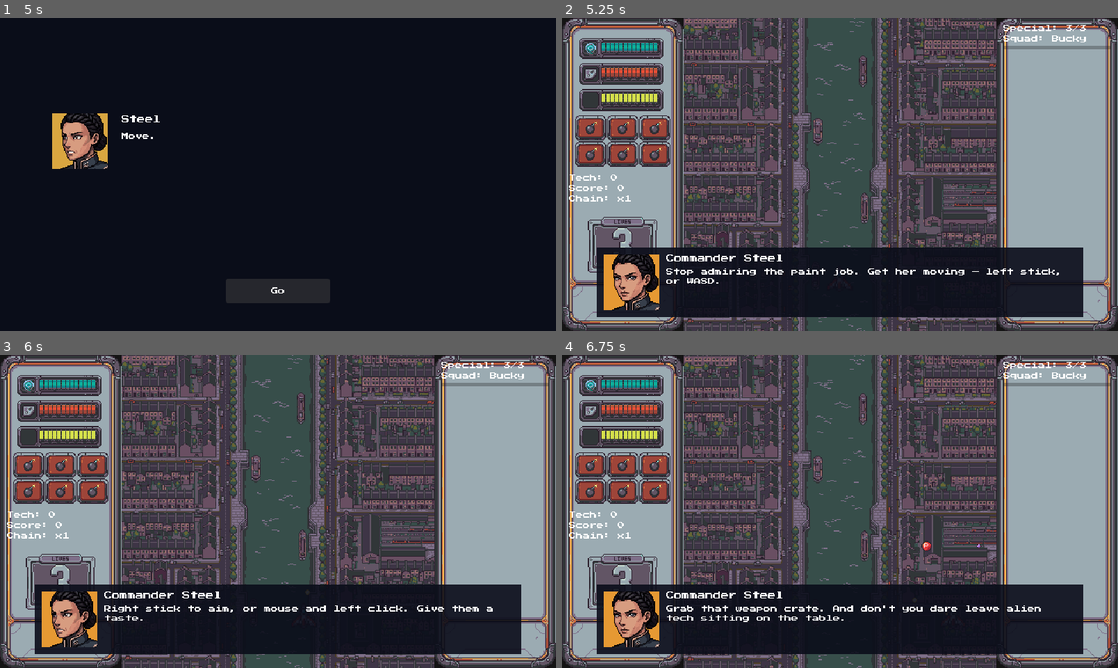
Above: before the commit, frames 1-4 (two rows, left to right).
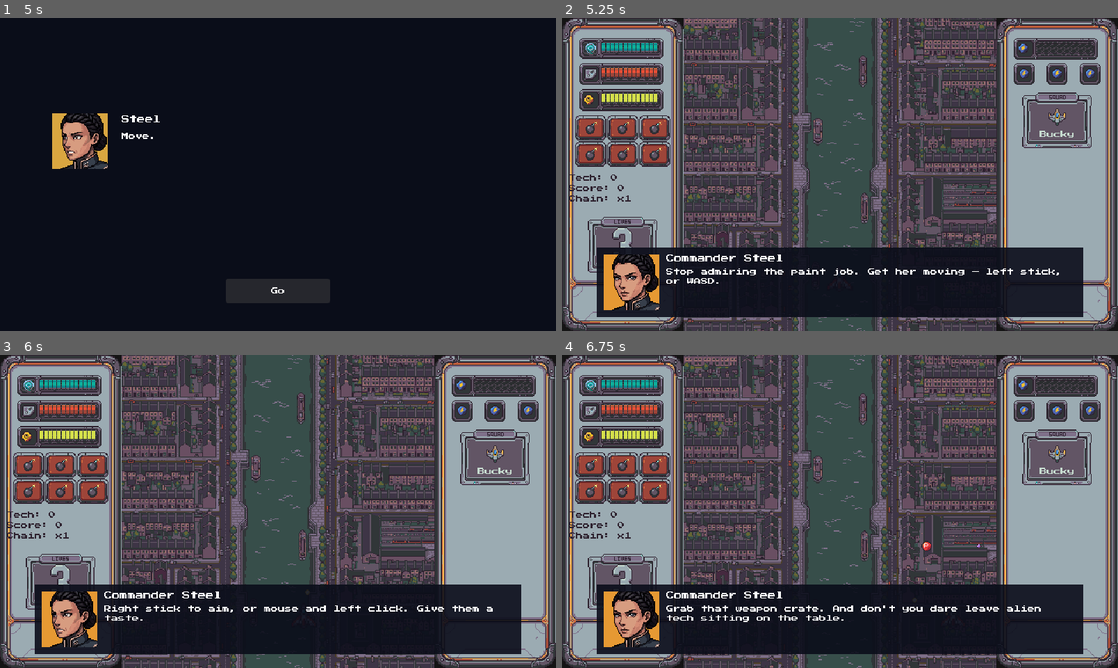
Above: after the commit, the same moments.

Repository: Funfetsunk/terra-intercept
Game: Godot game, scene res://scenes/menus/title_screen.tscn
Same seed, same stepped clock (60 frames per second), same inputs: the game is played once before the commit and once after it.
Inputs (mouse positions are in pixels of both pictures, inside the frame that each line leads up to):
- Up to frame 1 (5 s): click "Start" at 0.5 s; click "Create" at 1.25 s; click (116, 199) at 2 s; click "London (Available)" at 2.75 s; click "Continue" at 3.5 s; click "Continue" at 4.25 s
- Up to frame 2 (5.25 s): click "Go" at 5 s
- Up to frame 3 (6 s): tap Enter (ui_accept) at 5.75 s; move the mouse to (400, 495) at 5.77 s; hold D (p1_move_right) from 5.78 s (still down); click (400, 495) at 5.85 s
- Up to frame 4 (6.75 s): tap Enter (ui_accept) at 6.02, 6.5 s; release D (p1_move_right) at 6.5 s; drag from (728, 527) to (945, 614) at 6.52 s

Frame 1 is identical in both runs. In frame 2, 3.9% of the frame differs, in the area x 1-99%, y 2-59%; in frame 3, 3.9%; in frame 4, 3.9%.

Commit message:
Fill in the right HUD panel and add a focus icon
The right panel art now carries a special-meter row, three special-charge
sockets and a SQUAD box, built from the left panel's own parts so the
style matches. It's wired in hud.gd: a blue tiled special bar
(special_bar_fill.tres), charge icons shown per charge held, and the
armed squad-mate's ship icon and pilot name. The old right-panel text
labels are hidden but still updated. The left panel's empty third socket
gets a clock badge for focus. The Tech, Score and Chain labels switch to
dark text so they read on the light panel.

Co-Authored-By: Claude Opus 5.5 <noreply@anthropic.com>
Claude-Session: https://claude.ai/code/session_01H357k7vYWoZ8XVmx2UrTn5

Diff:
--- a/scenes/hud/hud.gd
+++ b/scenes/hud/hud.gd
@@ -22,6 +22,14 @@
 @onready var _special_label: Label = $HUDRoot/RightPanel/SpecialChargesLabel
 @onready var _special_progress_bar: ProgressBar = $HUDRoot/RightPanel/SpecialProgressBar
 @onready var _squad_label: Label = $HUDRoot/RightPanel/SquadLabel
+@onready var _special_bar: ProgressBar = $HUDRoot/RightPanelBg/SpecialBar
+@onready var _special_charge_icons: Array[TextureRect] = [
+	$HUDRoot/RightPanelBg/SpecialCharge1,
+	$HUDRoot/RightPanelBg/SpecialCharge2,
+	$HUDRoot/RightPanelBg/SpecialCharge3,
+]
+@onready var _squad_icon: TextureRect = $HUDRoot/RightPanelBg/SquadIcon
+@onready var _squad_name: Label = $HUDRoot/RightPanelBg/SquadName
 @onready var _ordnance_label: Label = $HUDRoot/LeftPanel/OrdnanceLabel
 @onready var _tech_label: Label = $HUDRoot/LeftPanel/TechLabel
 @onready var _score_label: Label = $HUDRoot/LeftPanel/ScoreLabel
@@ -72,16 +80,21 @@
 
 func _on_special_changed(current: int, max_value: int) -> void:
 	_special_label.text = "Special: %d/%d" % [current, max_value]
+	for i in range(_special_charge_icons.size()):
+		_special_charge_icons[i].visible = i < current
 
 func _on_special_progress_changed(progress: float) -> void:
 	_special_progress_bar.value = progress
+	_special_bar.value = progress
 
 func _on_squad_selection_changed(ship: ShipData) -> void:
 	_squad_label.text = "Squad: %s" % ship.pilot_name
+	_squad_icon.texture = ship.icon_sprite
+	_squad_name.text = ship.pilot_name
 
 func _on_special_fired(_ship: ShipData) -> void:
-	_squad_label.modulate = special_fire_flash_color
-	create_tween().tween_property(_squad_label, "modulate", Color.WHITE, special_fire_flash_duration)
+	_squad_name.modulate = special_fire_flash_color
+	create_tween().tween_property(_squad_name, "modulate", Color.WHITE, special_fire_flash_duration)
 
 func _on_ordnance_ammo_changed(current: int) -> void:
 	var game_state: Node = get_node("/root/GameState")
--- a/scenes/hud/hud.tscn
+++ b/scenes/hud/hud.tscn
@@ -17,6 +17,8 @@
 [ext_resource type="Texture2D" uid="uid://bcbxcmtyat7dr" path="res://art/sprites/hud/ui_7.png" id="9_bluaa"]
 [ext_resource type="Texture2D" uid="uid://b35ljanheyv0t" path="res://art/sprites/hud/ui_8.png" id="10_bbrgr"]
 [ext_resource type="Texture2D" uid="uid://b01rvtuse4jua" path="res://art/sprites/hud/ui_9.png" id="11_3fmw6"]
+[ext_resource type="StyleBox" uid="uid://dricp31rvg5ui" path="res://themes/special_bar_fill.tres" id="18_8vblv"]
+[ext_resource type="Texture2D" uid="uid://dfpmfvr6v3fxi" path="res://art/sprites/hud/special_charge_icon.png" id="19_ccb21"]
 
 [node name="HUD" type="CanvasLayer" unique_id=1725720245]
 script = ExtResource("1_48c2t")
@@ -150,6 +152,66 @@
 offset_bottom = 360.0
 texture = ExtResource("5_mgtrf")
 
+[node name="SpecialBar" type="ProgressBar" parent="HUDRoot/RightPanelBg" unique_id=917400669]
+custom_minimum_size = Vector2(65, 10)
+layout_mode = 0
+offset_left = 46.0
+offset_top = 29.0
+offset_right = 111.0
+offset_bottom = 39.0
+theme_override_styles/fill = ExtResource("18_8vblv")
+max_value = 1.0
+show_percentage = false
+
+[node name="SpecialCharge1" type="TextureRect" parent="HUDRoot/RightPanelBg" unique_id=1918802689]
+texture_filter = 1
+layout_mode = 0
+offset_left = 26.0
+offset_top = 58.0
+offset_right = 38.0
+offset_bottom = 70.0
+mouse_filter = 2
+texture = ExtResource("19_ccb21")
+
+[node name="SpecialCharge2" type="TextureRect" parent="HUDRoot/RightPanelBg" unique_id=947033922]
+texture_filter = 1
+layout_mode = 0
+offset_left = 64.0
+offset_top = 58.0
+offset_right = 76.0
+offset_bottom = 70.0
+mouse_filter = 2
+texture = ExtResource("19_ccb21")
+
+[node name="SpecialCharge3" type="TextureRect" parent="HUDRoot/RightPanelBg" unique_id=949425713]
+texture_filter = 1
+layout_mode = 0
+offset_left = 102.0
+offset_top = 58.0
+offset_right = 114.0
+offset_bottom = 70.0
+mouse_filter = 2
+texture = ExtResource("19_ccb21")
+
+[node name="SquadIcon" type="TextureRect" parent="HUDRoot/RightPanelBg" unique_id=2079383919]
+texture_filter = 1
+layout_mode = 0
+offset_left = 58.0
+offset_top = 102.0
+offset_right = 82.0
+offset_bottom = 126.0
+mouse_filter = 2
+
+[node name="SquadName" type="Label" parent="HUDRoot/RightPanelBg" unique_id=738257141]
+layout_mode = 0
+offset_left = 34.0
+offset_top = 130.0
+offset_right = 106.0
+offset_bottom = 146.0
+theme_override_colors/font_color = Color(0.78039217, 0.8627451, 0.8156863, 1)
+text = "-"
+horizontal_alignment = 1
+
 [node name="LeftPanel" type="VBoxContainer" parent="HUDRoot" unique_id=2079910361]
 layout_mode = 0
 offset_left = 8.0
@@ -160,26 +222,32 @@
 [node name="LivesLabel" type="Label" parent="HUDRoot/LeftPanel" unique_id=1862482661]
 visible = false
 layout_mode = 2
+theme_override_colors/font_color = Color(0.18039216, 0.13333334, 0.18431373, 1)
 text = "Lives: 3"
 
 [node name="OrdnanceLabel" type="Label" parent="HUDRoot/LeftPanel" unique_id=2060462217]
 visible = false
 layout_mode = 2
+theme_override_colors/font_color = Color(0.18039216, 0.13333334, 0.18431373, 1)
 text = "Ordnance: 5/5"
 
 [node name="TechLabel" type="Label" parent="HUDRoot/LeftPanel" unique_id=103671485]
 layout_mode = 2
+theme_override_colors/font_color = Color(0.18039216, 0.13333334, 0.18431373, 1)
 text = "Tech: 0"
 
 [node name="ScoreLabel" type="Label" parent="HUDRoot/LeftPanel" unique_id=2039780289]
 layout_mode = 2
+theme_override_colors/font_color = Color(0.18039216, 0.13333334, 0.18431373, 1)
 text = "Score: 0"
 
 [node name="ChainLabel" type="Label" parent="HUDRoot/LeftPanel" unique_id=1441619416]
 layout_mode = 2
+theme_override_colors/font_color = Color(0.18039216, 0.13333334, 0.18431373, 1)
 text = "Chain: x1"
 
 [node name="RightPanel" type="VBoxContainer" parent="HUDRoot" unique_id=83778539]
+visible = false
 layout_mode = 0
 offset_left = 508.0
 offset_top = 8.0
--- /dev/null
+++ b/themes/special_bar_fill.tres
@@ -0,0 +1,7 @@
+[gd_resource type="StyleBoxTexture" format=3 uid="uid://dricp31rvg5ui"]
+
+[ext_resource type="Texture2D" uid="uid://cx1due7vi5kte" path="res://art/sprites/hud/special_bar_tile.png" id="1_gtg6u"]
+
+[resource]
+texture = ExtResource("1_gtg6u")
+axis_stretch_horizontal = 1
Binary file changed: art/sprites/hud/panel_left.png
Binary file changed: art/sprites/hud/panel_right.png
Binary file added: art/sprites/hud/special_bar_tile.png
Not shown, added: art/sprites/hud/special_bar_tile.png.import
Binary file added: art/sprites/hud/special_charge_icon.png
Not shown, added: art/sprites/hud/special_charge_icon.png.import
